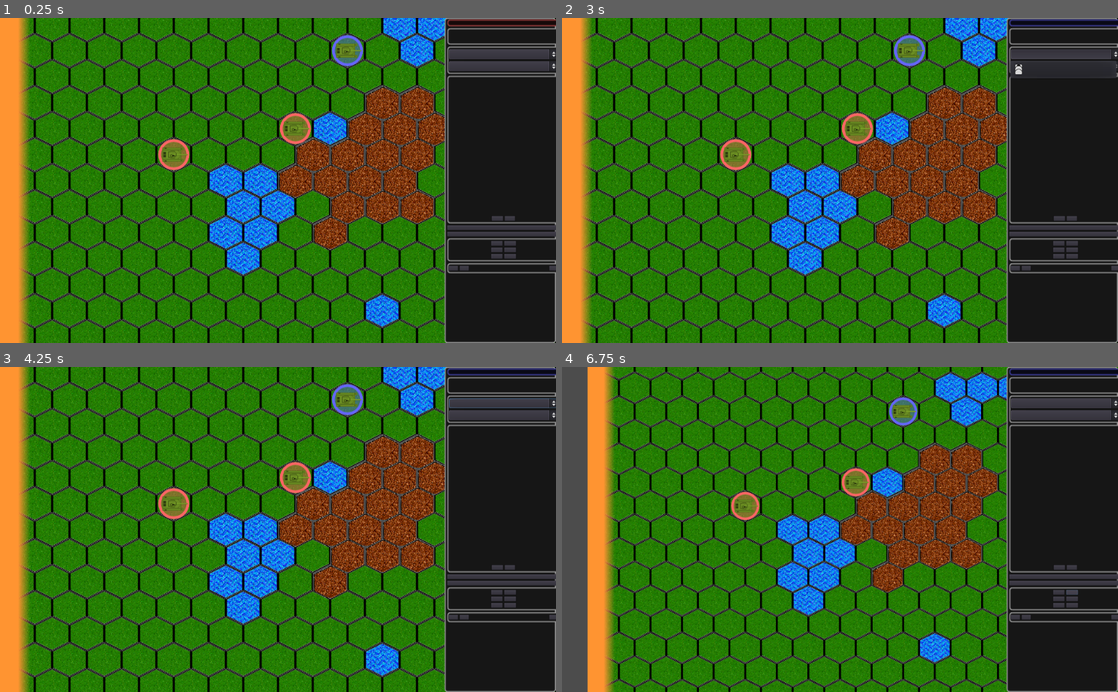
Above: before the commit, frames 1-4 (two rows, left to right).
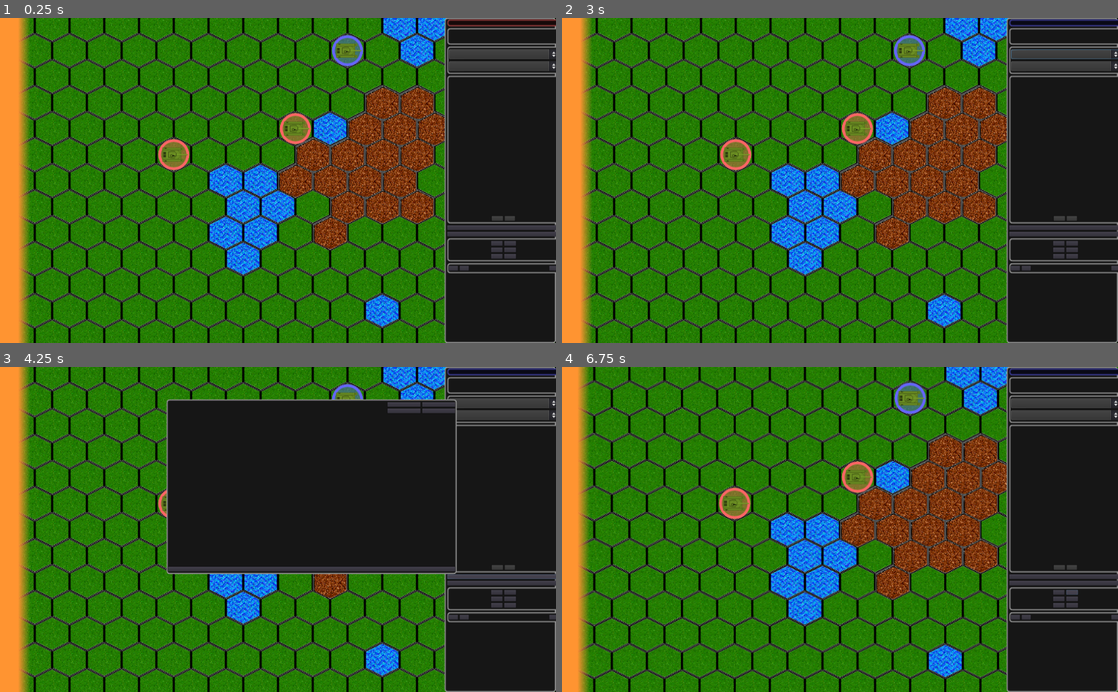
Above: after the commit, the same moments.

Repository: stefanos-86/HexGame
Game: Godot game, scene res://Scenes/HexMap.tscn
Same seed, same stepped clock (60 frames per second), same inputs: the game is played once before the commit and once after it.
Inputs (mouse positions are in pixels of both pictures, inside the frame that each line leads up to):
- Up to frame 1 (0.25 s): no input
- Up to frame 2 (3 s): click "End Turn" at 0.5 s; click (1056, 219) at 1.25 s, where only the run before the commit has a clickable "Deselect"; click (1073, 219) at 2 s, where only the run before the commit has a clickable "Center"; click (1067, 53) at 2.75 s, where only the run before the commit has a clickable "Fire at will"
- Up to frame 3 (4.25 s): click "Artillery" at 3.5 s
- Up to frame 4 (6.75 s): click (873, 568) at 4.25 s, where only the run after the commit has a clickable "Done"; click (1067, 415) at 5 s, where only the run before the commit has a clickable "Slow"; click "Zoom In" at 5.75 s; click "Zoom Out" at 6.5 s

The runs differ from the first frame. In frame 2, 0.3% of the frame differs, in the area x 80-100%, y 9-19%; in frame 3, 26%; in frame 4, 41%, in the area x 0-81%, y 0-100%.

Commit message:
Grey out action buttons if no unit selected.

Diff:
--- a/Scenes/Control.gd
+++ b/Scenes/Control.gd
@@ -28,6 +28,7 @@
 
   game.begin_game()
   interface.refresh_turn_info(game)
+  unselect_current_unit()
   update_unit_list()
 
 func _unhandled_input(event):
@@ -156,6 +157,7 @@
     interface.mark_as_selected(unit)
     selected_unit = unit
     update_unit_list()
+    interface.allow_selected_unit_actions()
 
 func unselect_current_unit():
   if (selected_unit != null):
@@ -163,6 +165,7 @@
     interface.clear_movement_plot()
   selected_unit = null
   update_unit_list()
+  interface.disable_selected_unit_actions()
 
 
 func move_unit(unit, destination):
--- a/Scenes/HexMap.tscn
+++ b/Scenes/HexMap.tscn
@@ -210,22 +210,22 @@
 mouse_filter = 0
 script = SubResource( 2 )
 
-[node name="CenterContainer" type="CenterContainer" parent="Interface/Camera/L/Sidebar/UnitList/VB"]
+[node name="CC" type="CenterContainer" parent="Interface/Camera/L/Sidebar/UnitList/VB"]
 margin_top = 254.0
 margin_right = 210.0
 margin_bottom = 280.0
 
-[node name="HBoxContainer" type="HBoxContainer" parent="Interface/Camera/L/Sidebar/UnitList/VB/CenterContainer"]
+[node name="HB" type="HBoxContainer" parent="Interface/Camera/L/Sidebar/UnitList/VB/CC"]
 margin_left = 21.0
 margin_right = 189.0
 margin_bottom = 26.0
 
-[node name="Unselect" type="Button" parent="Interface/Camera/L/Sidebar/UnitList/VB/CenterContainer/HBoxContainer"]
+[node name="Unselect" type="Button" parent="Interface/Camera/L/Sidebar/UnitList/VB/CC/HB"]
 margin_right = 92.0
 margin_bottom = 26.0
 text = "Deselect"
 
-[node name="Center" type="Button" parent="Interface/Camera/L/Sidebar/UnitList/VB/CenterContainer/HBoxContainer"]
+[node name="Center" type="Button" parent="Interface/Camera/L/Sidebar/UnitList/VB/CC/HB"]
 margin_left = 96.0
 margin_right = 168.0
 margin_bottom = 26.0
@@ -425,8 +425,8 @@
 [connection signal="start_explosion_animation" from="Interface/MovementPath/PathFollow2D/Transporter" to="Interface" method="animate_explosion"]
 [connection signal="item_selected" from="Interface/Camera/L/Sidebar/Stance/VB/FireStance" to="Control" method="change_fire_stance"]
 [connection signal="item_selected" from="Interface/Camera/L/Sidebar/Stance/VB/MoveStance" to="Control" method="change_move_stance"]
-[connection signal="pressed" from="Interface/Camera/L/Sidebar/UnitList/VB/CenterContainer/HBoxContainer/Unselect" to="Control" method="unselect_current_unit"]
-[connection signal="pressed" from="Interface/Camera/L/Sidebar/UnitList/VB/CenterContainer/HBoxContainer/Center" to="Control" method="center_on_unit"]
+[connection signal="pressed" from="Interface/Camera/L/Sidebar/UnitList/VB/CC/HB/Unselect" to="Control" method="unselect_current_unit"]
+[connection signal="pressed" from="Interface/Camera/L/Sidebar/UnitList/VB/CC/HB/Center" to="Control" method="center_on_unit"]
 [connection signal="pressed" from="Interface/Camera/L/Sidebar/Artillery" to="Control" method="plot_artillery"]
 [connection signal="pressed" from="Interface/Camera/L/Sidebar/TurnButton" to="Control" method="next_turn"]
 [connection signal="pressed" from="Interface/Camera/L/Sidebar/View/CC/GC/ZoomIn" to="Interface" method="zoom_in"]
--- a/Scenes/Interface.gd
+++ b/Scenes/Interface.gd
@@ -344,3 +344,15 @@
     label.connect("label_clicked", control, "select_unit", [unit])
 
     list_box.add_child(label)
+
+func allow_selected_unit_actions():
+  $Camera/L/Sidebar/UnitList/VB/CC/HB/Center.disabled = false
+  $Camera/L/Sidebar/UnitList/VB/CC/HB/Unselect.disabled = false
+  $Camera/L/Sidebar/Stance/VB/MoveStance.disabled = false
+  $Camera/L/Sidebar/Stance/VB/FireStance.disabled = false
+
+func disable_selected_unit_actions():
+  $Camera/L/Sidebar/UnitList/VB/CC/HB/Center.disabled = true
+  $Camera/L/Sidebar/UnitList/VB/CC/HB/Unselect.disabled = true
+  $Camera/L/Sidebar/Stance/VB/MoveStance.disabled = true
+  $Camera/L/Sidebar/Stance/VB/FireStance.disabled = true
